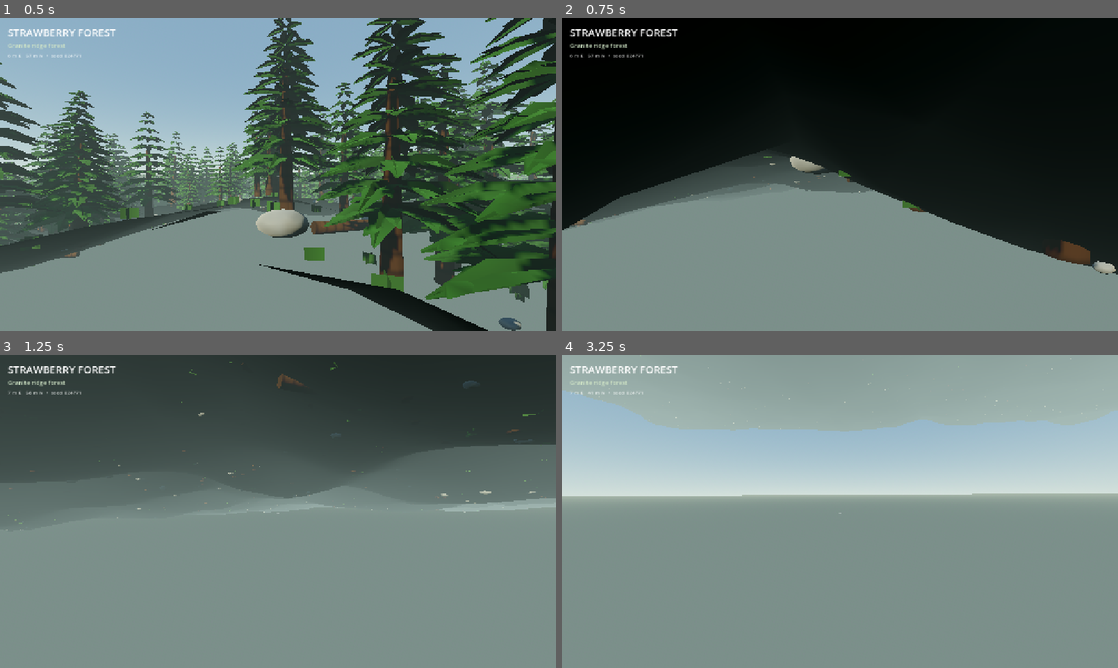
Above: before the commit, frames 1-4 (two rows, left to right).
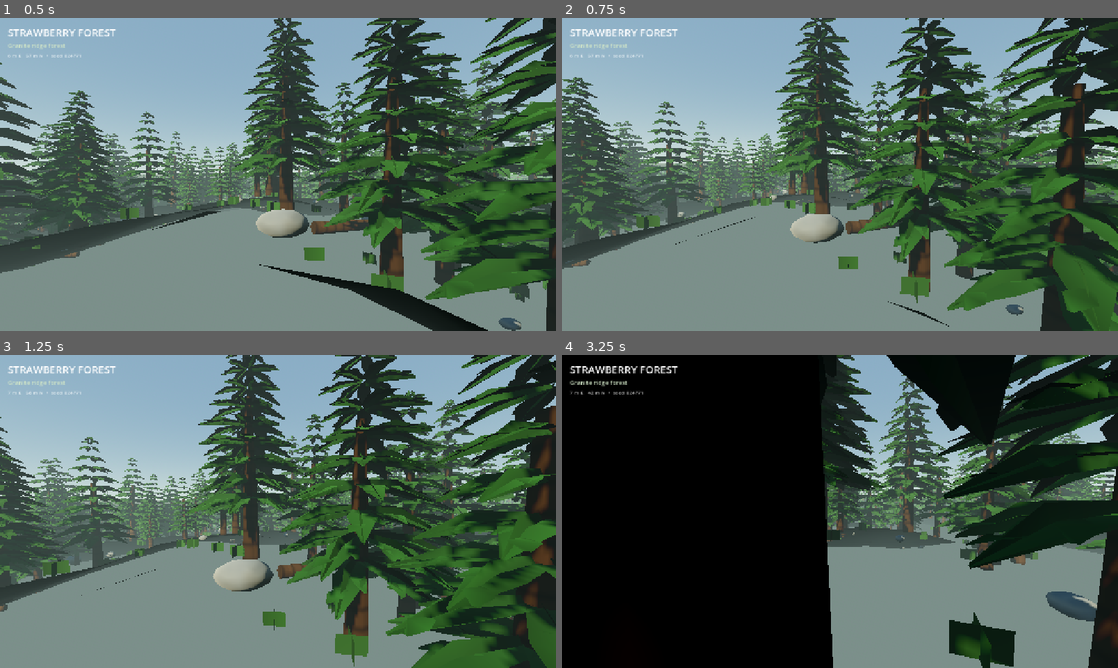
Above: after the commit, the same moments.

Repository: jain-Igtm/Strawberry-Games
Game: Godot game, scene res://main.tscn
Two runs of this game, one before a commit and one after it. Both use one fixed random seed, a clock stepped at 60 frames per second and the inputs below.
Inputs (mouse positions are in pixels of both pictures, inside the frame that each line leads up to):
- Up to frame 1 (0.5 s): no input
- Up to frame 2 (0.75 s): tap Enter at 0.5 s; move the mouse to (867, 174) at 0.52 s; hold W (move_forward) from 0.53 s (still down); hold Shift (sprint) from 0.53 s (still down)
- Up to frame 3 (1.25 s): keep holding W (move_forward); keep holding Shift (sprint); tap Space (jump) at 0.77 s
- Up to frame 4 (3.25 s): keep holding W (move_forward); move the mouse to (812, 511) at 1.27 s; release Shift (sprint) at 1.28 s; tap H (toggle_ui) at 1.35, 2.85 s; tap Space (jump) at 1.52, 3.02 s; move the mouse to (851, 505) at 2.02 s; hold Shift (sprint) 2.03-2.78 s; move the mouse to (834, 517) at 2.77 s

Frame 1 is identical in both runs. In frame 2, 68% of the frame differs, in the area x 0-100%, y 0-100%; in frame 3, 70%; in frame 4, 82%.

Commit message:
Wire heightmap terrain collision guard

Diff:
--- a/godot-forest-explorer/main.tscn
+++ b/godot-forest-explorer/main.tscn
@@ -6,6 +6,7 @@
 [ext_resource type="Script" path="res://scripts/tree_collision_manager.gd" id="4_tree_collision"]
 [ext_resource type="Script" path="res://scripts/forest_audio.gd" id="5_forest_audio"]
 [ext_resource type="Script" path="res://scripts/tree_visual_enhancer.gd" id="6_tree_visuals"]
+[ext_resource type="Script" path="res://scripts/terrain_collision_guard.gd" id="7_terrain_collision"]
 
 [sub_resource type="CapsuleShape3D" id="Capsule_player"]
 radius = 0.36
@@ -32,6 +33,9 @@
 
 [node name="TreeCollisionManager" type="Node3D" parent="."]
 script = ExtResource("4_tree_collision")
+
+[node name="TerrainCollisionGuard" type="Node" parent="."]
+script = ExtResource("7_terrain_collision")
 
 [node name="TreeVisualEnhancer" type="Node3D" parent="."]
 script = ExtResource("6_tree_visuals")
Not shown: 1 places in godot-forest-explorer/main.tscn that only renumber resources
